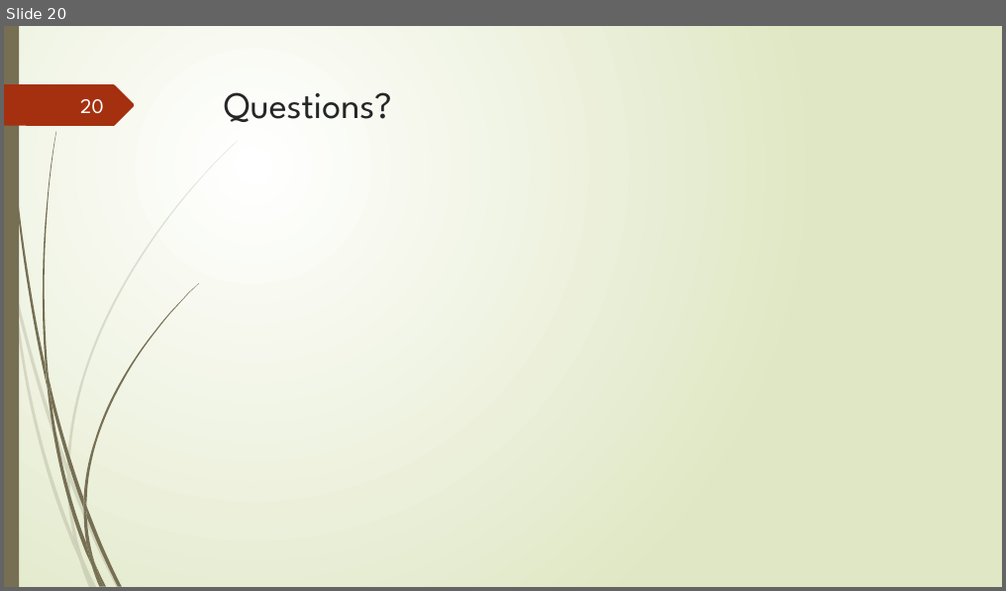
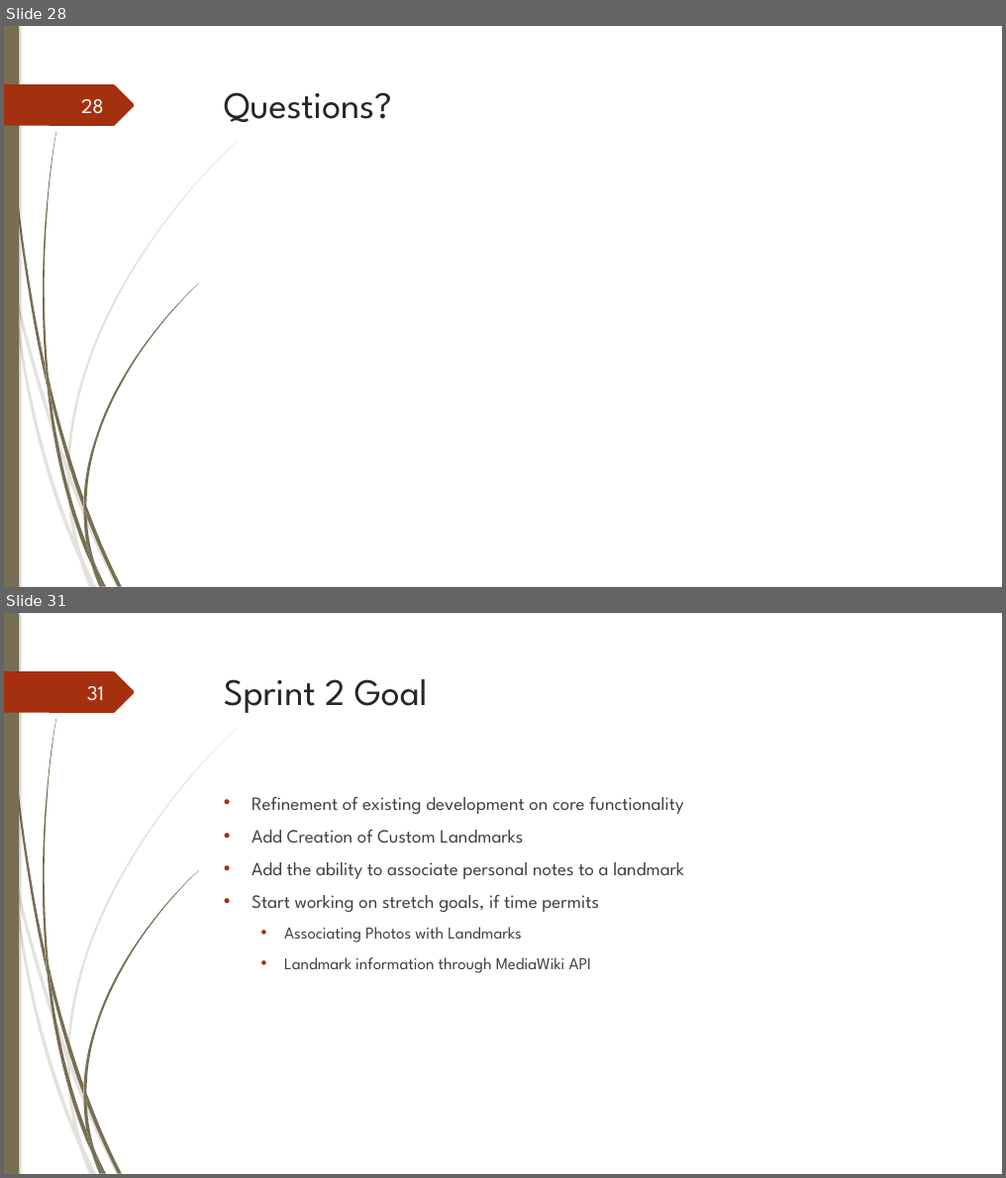
Before and after one commit to junmin-yee/Landmarked, a slide deck: Presentations/Sprint01 ReviewMeeting.pptx. Shown one above the other, each under a label of ours: slide 20 before the commit, slides 28 and 31 after it; the slides between them are not shown. The pictures are 1006x591 and 1006x1178 pixels, drawn with LibreOffice and Linux fonts; fonts in the diff are those of the drawing. Boxes give left, top, right and bottom in pixels: in the first picture for what was removed or moved away, otherwise in the second. Text is boxed around its words. In the diff, an @@ line names an element or a change of style, - is before the commit and + after.

Commit message:
Readded My Presentation Contributions
UML Design, Unofficial Sprint, Sprint 2.

```diff
--- a/Presentations/Sprint01 ReviewMeeting.pptx
+++ b/Presentations/Sprint01 ReviewMeeting.pptx
@@ slide 31 added at (4, 613, 1002, 1174), background #FFFFFF; not listed: 24 template elements that a slide beside it also shows @@
@@ page number added at (87, 686, 104, 701), 20 pt, text #FEFFFF @@
+31
@@ text added at (224, 679, 428, 713), 36 pt, text #262626 @@
+Sprint 2 Goal
@@ text added at (252, 797, 684, 973), 18 pt, text #404040 @@
+• Refinement of existing development on core functionality
+• Add Creation of Custom Landmarks
+• Add the ability to associate personal notes to a landmark
+• Start working on stretch goals, if time permits
+  • Associating Photos with Landmarks
+  • Landmark information through MediaWiki API
@@ what was slide 20 is now slide 28 @@
@@ slide 28 changed as well @@
@@ background gradient #FFFFFF to #DFE8C4 to #FFFFFF @@
@@ rectangle at (4, 26, 19, 587): shadow on @@
@@ outline redrawn in 13 elements at (15, 284, 67, 474), (70, 472, 120, 587), (12, 288, 79, 561), (67, 474, 82, 559), (67, 141, 238, 472), (73, 537, 93, 587), (6, 26, 47, 386), (86, 506, 122, 586), (43, 132, 56, 379), (83, 283, 199, 506), (83, 509, 94, 565), (83, 498, 86, 517), (4, 84, 135, 126) @@
@@ page number at (81, 99, 104, 114): text changed @@
-20
+28
```
Also in this commit, not shown: 22 other slides changed, 8 other slides added, 4 slides removed.
